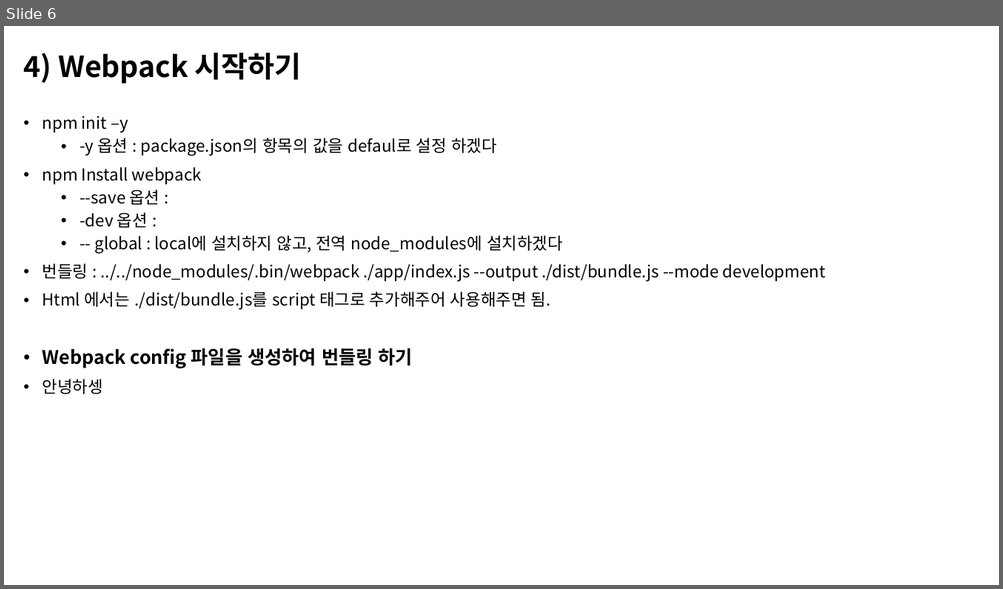
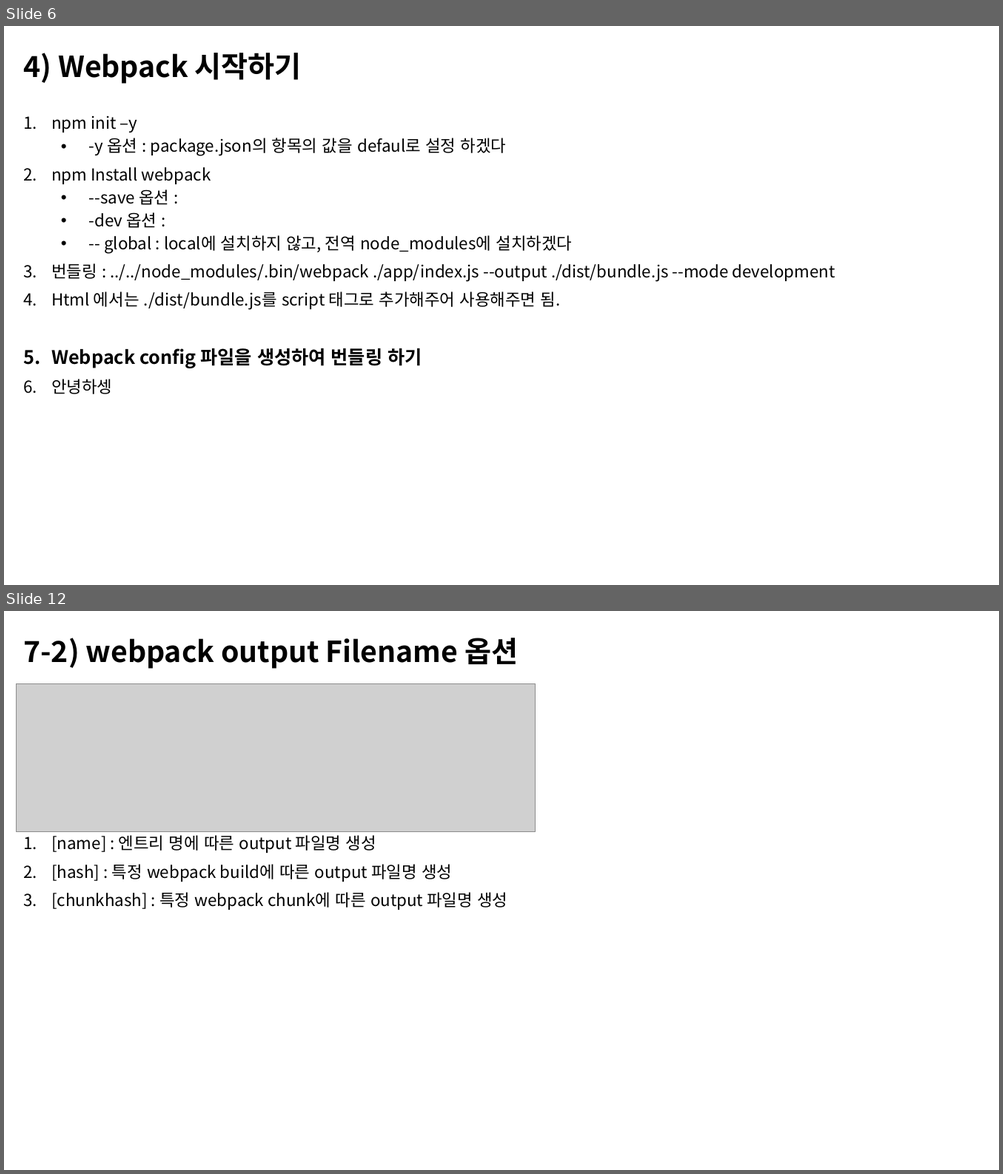
Before and after one commit to n4oah-study/webpack, a slide deck: document/webpack.pptx. Shown one above the other, each under a label of ours: slide 6 before the commit, slides 6 and 12 after it; the slides between them are not shown. The pictures are 1003x589 and 1003x1174 pixels, drawn with LibreOffice and Linux fonts; fonts in the diff are those of the drawing; grey boxes stand for pictures. Boxes give left, top, right and bottom in pixels: in the first picture for what was removed or moved away, otherwise in the second. Text is boxed around its words. In the diff, an @@ line names an element or a change of style, - is before the commit and + after.

Commit message:
webpack pptx 수정

```diff
--- a/document/webpack.pptx
+++ b/document/webpack.pptx
@@ slide 12 added at (4,611,999,1170), background #FFFFFF @@
@@ title added at (23,638,518,669), 28 pt, text #000000, bold @@
+7-2) webpack output Filename 옵션
@@ picture added at (16,684,535,832) @@
@@ text added at (51,835,507,910), 16 pt, text #000000 @@
+1. [name] : 엔트리 명에 따른 output 파일명 생성
+2. [hash] : 특정 webpack build에 따른 output 파일명 생성
+3. [chunkhash] : 특정 webpack chunk에 따른 output 파일명 생성
@@ slide 6 changed as well @@
@@ text "npm init –y" at (51,116,835,395): bullet • to 1.; indent changed @@
```
Also in this commit, not shown: 6 other slides changed, 5 other slides added, 6 other files.
